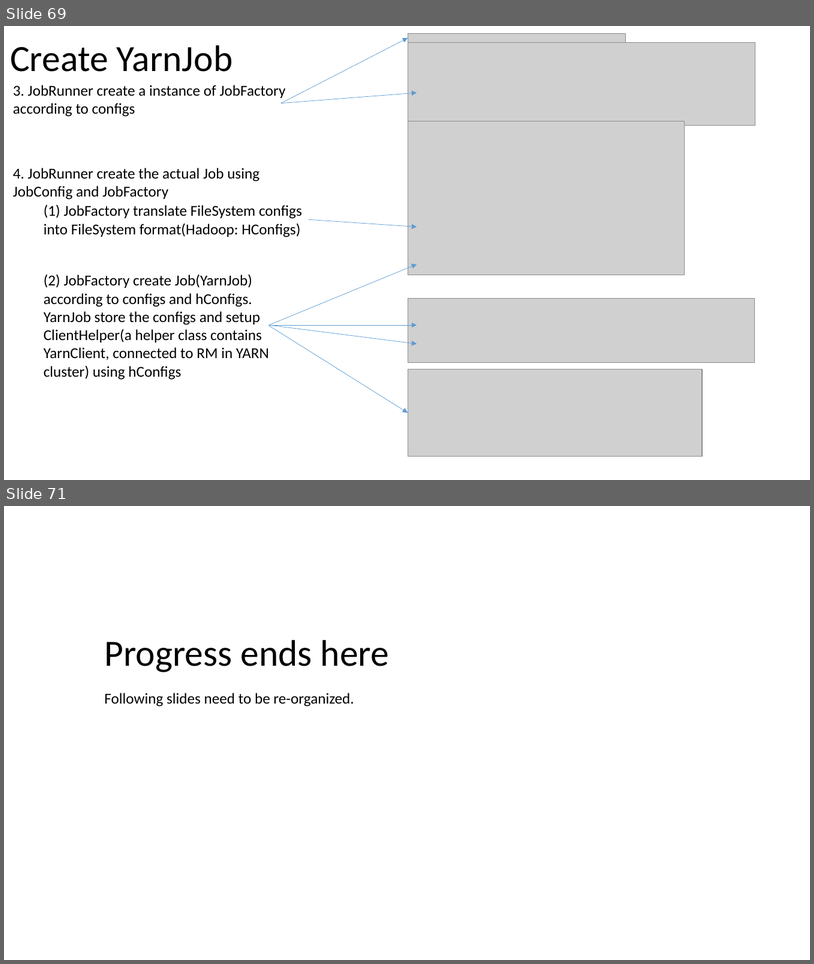
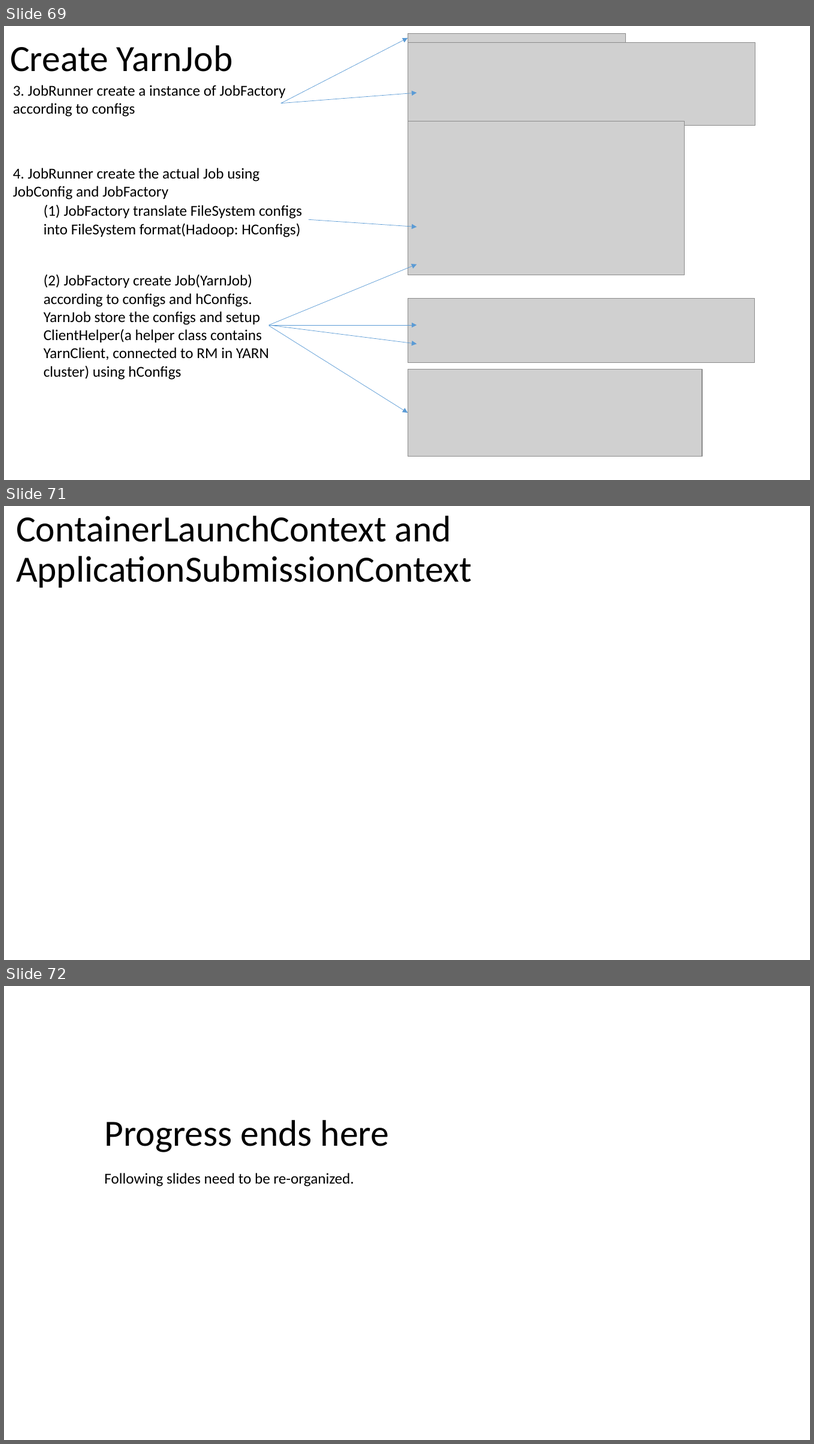
Before and after one commit to Swrrt/Samza-Documents, a slide deck: Documentation/SamzaStructure.pptx. Shown one above the other, each under a label of ours: slides 69 and 71 before the commit, slides 69, 71 and 72 after it; the slides between them are not shown. The pictures are 814x964 and 814x1444 pixels, drawn with LibreOffice and Linux fonts; fonts in the diff are those of the drawing; grey boxes stand for pictures. Boxes give left, top, right and bottom in pixels: in the first picture for what was removed or moved away, otherwise in the second. Text is boxed around its words. In the diff, an @@ line names an element or a change of style, - is before the commit and + after.

```diff
--- a/Documentation/SamzaStructure.pptx
+++ b/Documentation/SamzaStructure.pptx
@@ slide 71 added at box(4, 506, 810, 960), background #FFFFFF @@
@@ title added at box(16, 516, 472, 588), 44 pt, text #000000 @@
+ContainerLaunchContext and ApplicationSubmissionContext
@@ what was slide 71 is now slide 72 @@
```
Also in this commit, not shown: 1 slide changed, 1 other file.
